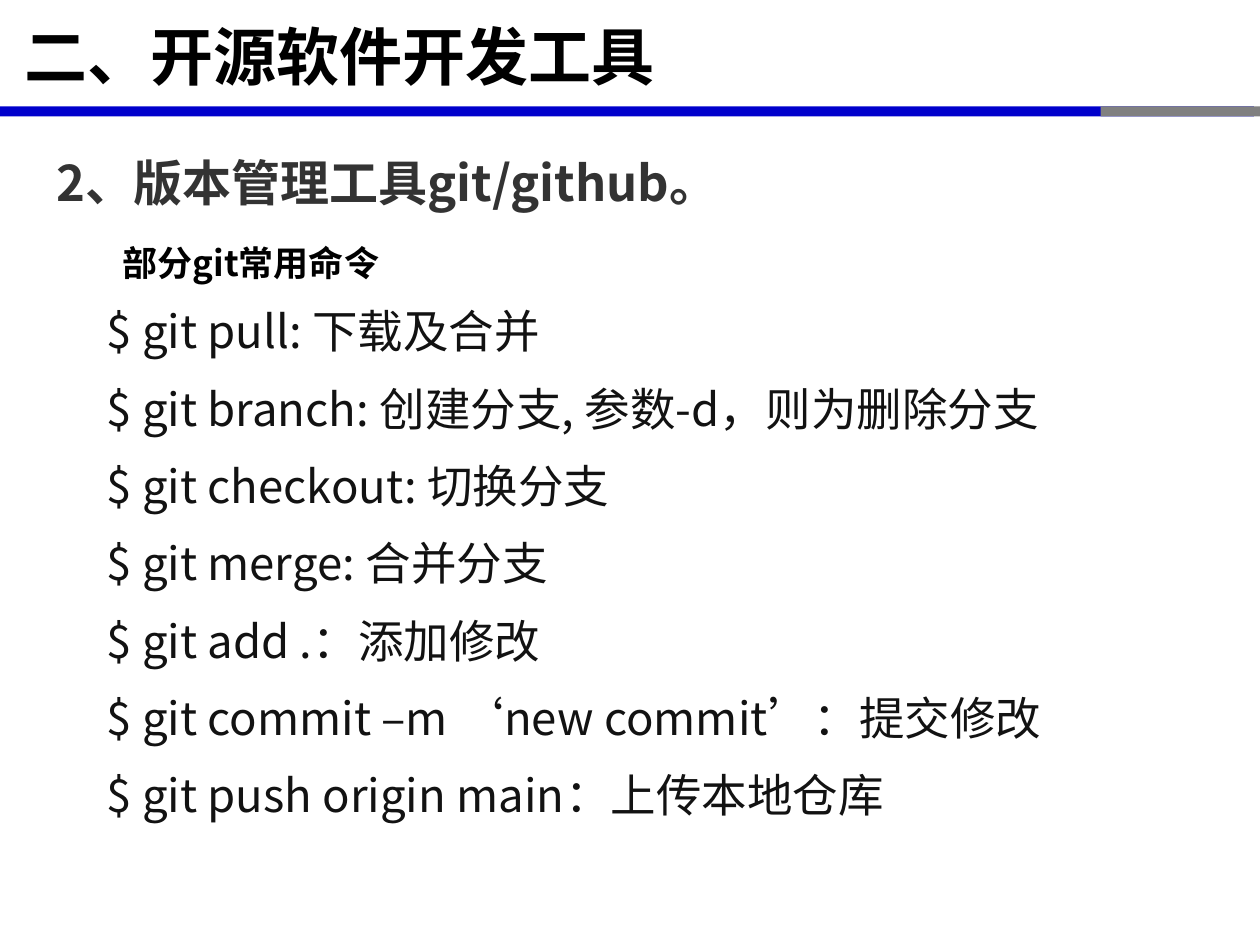
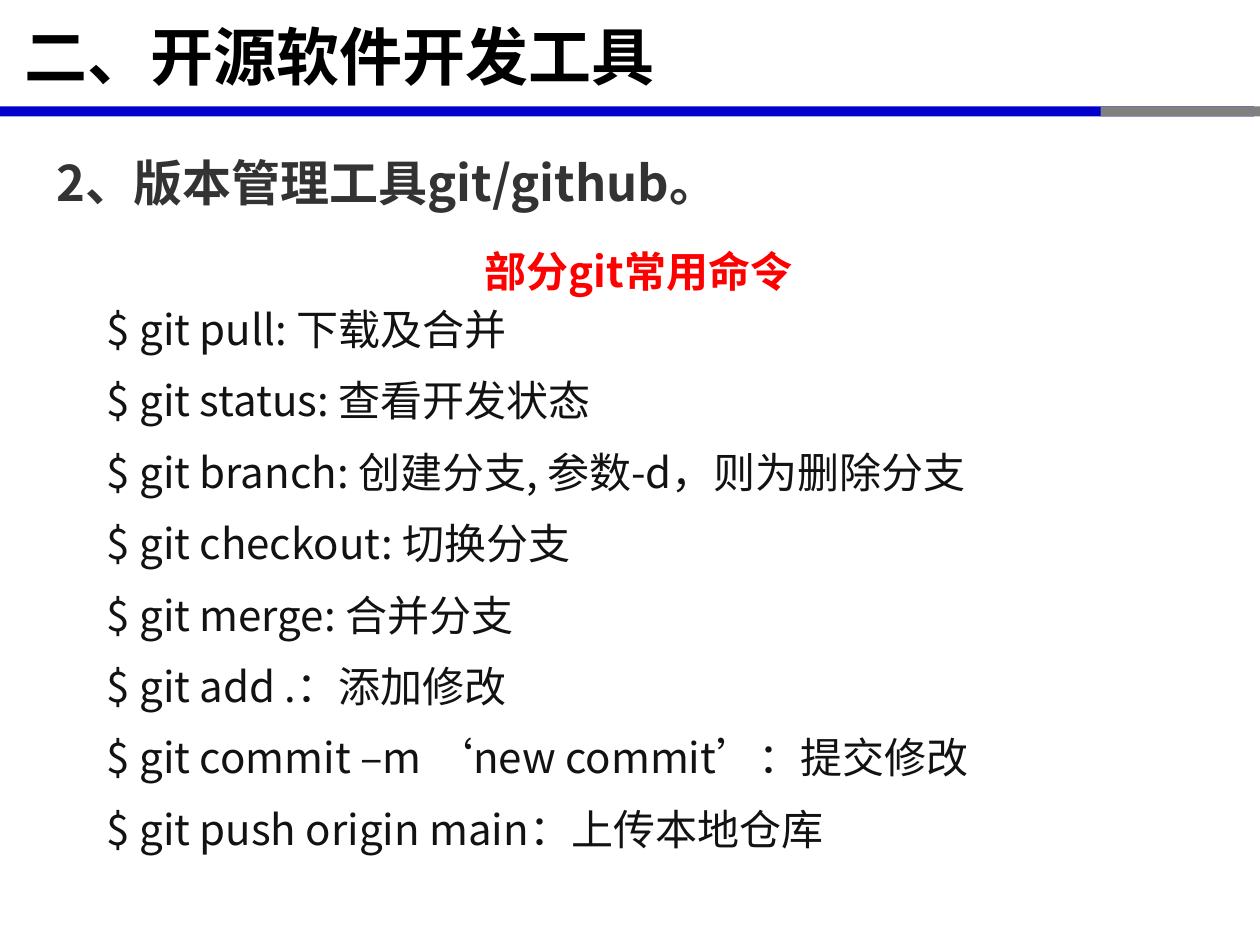
Before and after one commit to xinluo2018/open-source-gis-course, a slide deck: slide 20 of 第3章-开源GIS软件开发环境-6课时/第3章-开源GIS软件开发环境-Python开发环境配置-4学时.pptx (slide 21 before the commit). Drawn at 1260x945 pixels with LibreOffice and Linux fonts; fonts in the diff are those of the drawing. Boxes give left, top, right and bottom in pixels: in the first picture for what was removed or moved away, otherwise in the second. Text is boxed around its words. In the diff, an @@ line names an element or a change of style, - is before the commit and + after.

```diff
--- a/第3章-开源GIS软件开发环境-6课时/第3章-开源GIS软件开发环境-Python开发环境配置-4学时.pptx
+++ b/第3章-开源GIS软件开发环境-6课时/第3章-开源GIS软件开发环境-Python开发环境配置-4学时.pptx
@@ text "部分git常用命令" at [485, 250, 793, 298]: size 20 to 24 pt, text colour #000000 to #FF0000; alignment justified to centre; more space between paragraphs @@
@@ text at [139, 309, 968, 855]: size 26 to 24 pt in "$ git pull: 下载及合并", "$ git branch: 创建分支, 参数-d，则为删除分支", "$ git checkout: 切换分支", "$ git merge: 合并分支" and 3 more places; less space between paragraphs @@
@@ text at [139, 380, 591, 427]: paragraph added @@
+$ git status: 查看开发状态
```
Also in this commit, not shown: 6 other slides changed, 1 slide removed, 9 other files.
